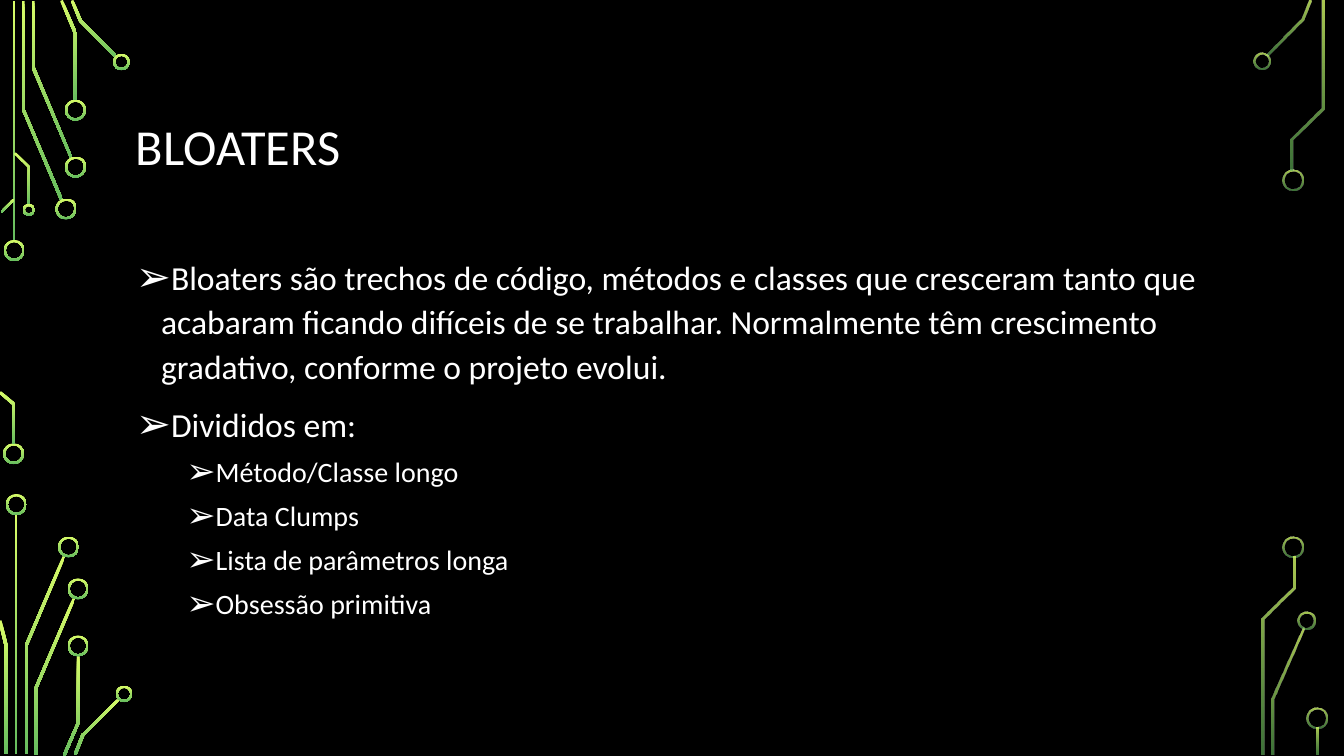
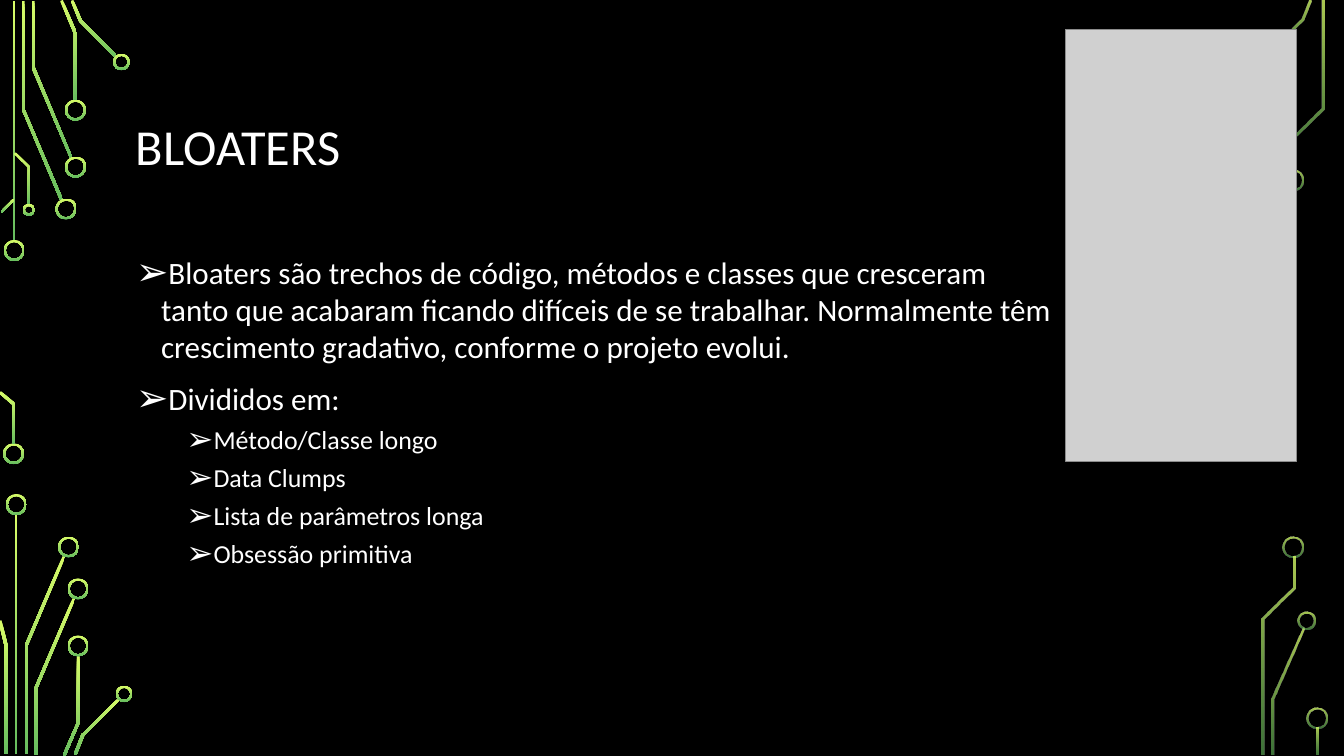
Before and after one commit to Zillyy/engdesoftwareA-elc1069, a slide deck: slide 6 of seminario/ENGENHARIA-DE-SOFTWARE-REFATORAÇÃO.pptx. Drawn at 1344x756 pixels with LibreOffice and Linux fonts; fonts in the diff are those of the drawing; grey boxes stand for pictures; background and template pictures are left out. Boxes give left, top, right and bottom in pixels: in the first picture for what was removed or moved away, otherwise in the second. Text is boxed around its words. In the diff, an @@ line names an element or a change of style, - is before the commit and + after.

```diff
--- a/seminario/ENGENHARIA-DE-SOFTWARE-REFATORAÇÃO.pptx
+++ b/seminario/ENGENHARIA-DE-SOFTWARE-REFATORAÇÃO.pptx
@@ picture added at [1066, 30, 1298, 462] @@
@@ freeform shape removed at [1253, 52, 1270, 70] @@
@@ text "Bloaters são trechos de código, ..." at [161, 262, 1050, 568]: size 24 to 22.2 pt in "Bloaters são trechos de código, métodos e ...", "Divididos em:"; size 20 to 18.5 pt in "Método/Classe longo", "Data Clumps", "Lista de parâmetros longa", "Obsessão primitiva"; line spacing 1.1 to 1 @@
```
Also in this commit, not shown: 5 other slides changed, 5 other files.
